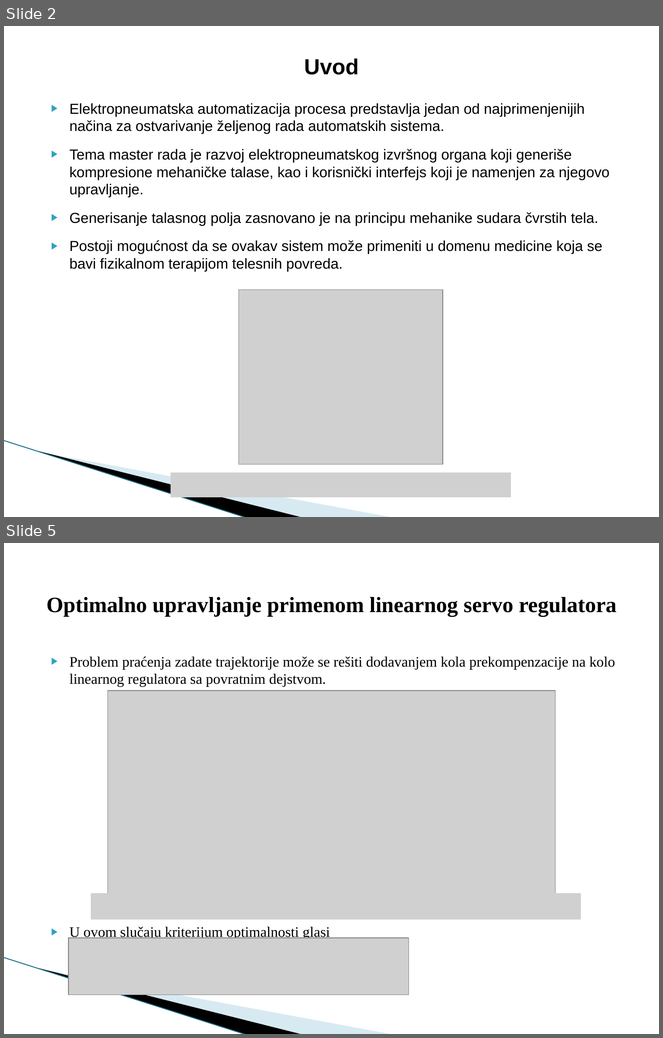
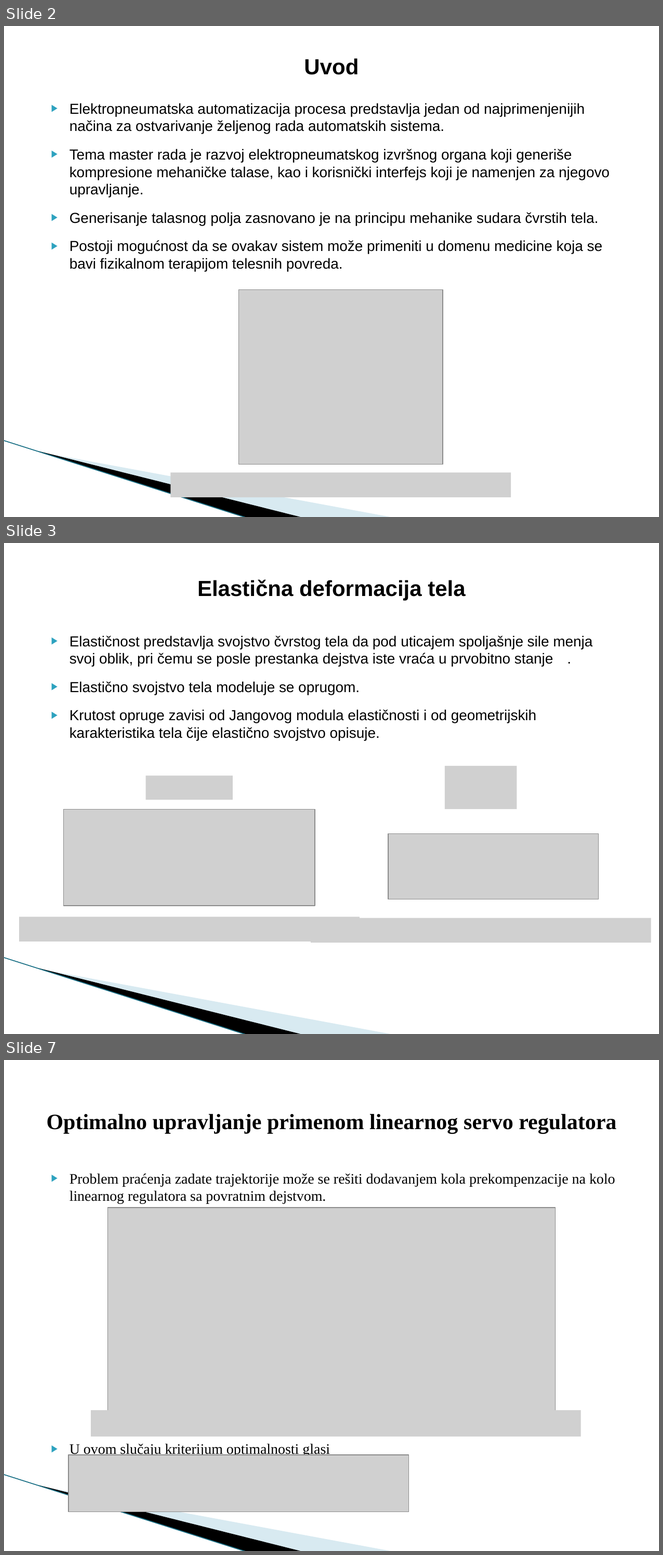
Before and after one commit to nikolaristic1995/Choice_Maker, a slide deck: Master rad/prezentacija/Master rad.pptx. Shown one above the other, each under a label of ours: slides 2 and 5 before the commit, slides 2, 3 and 7 after it; the slides between them are not shown. The pictures are 663x1038 and 663x1555 pixels, drawn with LibreOffice and Linux fonts; fonts in the diff are those of the drawing; grey boxes stand for pictures; background and template pictures are left out. Boxes give left, top, right and bottom in pixels: in the first picture for what was removed or moved away, otherwise in the second. Text is boxed around its words. In the diff, an @@ line names an element or a change of style, - is before the commit and + after.

```diff
--- a/Master rad/prezentacija/Master rad.pptx
+++ b/Master rad/prezentacija/Master rad.pptx
@@ slide 3 added at (4, 543, 659, 1034), background #FFFFFF; not listed: 3 template elements that a slide beside it also shows @@
@@ title added at (197, 579, 465, 600), 24 pt, text #000000, bold @@
+Elastična deformacija tela
@@ text added at (70, 636, 593, 741), 16 pt, text #000000 @@
+▶ Elastičnost predstavlja svojstvo čvrstog tela da pod uticajem spoljašnje sile menja svoj oblik, pri čemu se posle prestanka dejstva iste vraća u prvobitno stanje .
+▶ Elastično svojstvo tela modeluje se oprugom.
+▶ Krutost opruge zavisi od Jangovog modula elastičnosti i od geometrijskih karakteristika tela čije elastično svojstvo opisuje.
@@ picture added at (146, 775, 233, 800) @@
@@ picture added at (445, 766, 517, 809) @@
@@ picture added at (64, 809, 315, 906) @@
@@ picture added at (389, 834, 599, 899) @@
@@ picture added at (19, 917, 360, 942) @@
@@ picture added at (311, 918, 651, 943) @@
@@ what was slide 5 is now slide 7 @@
```
Also in this commit, not shown: 3 other slides added, 2 slides removed, 8 other files.
